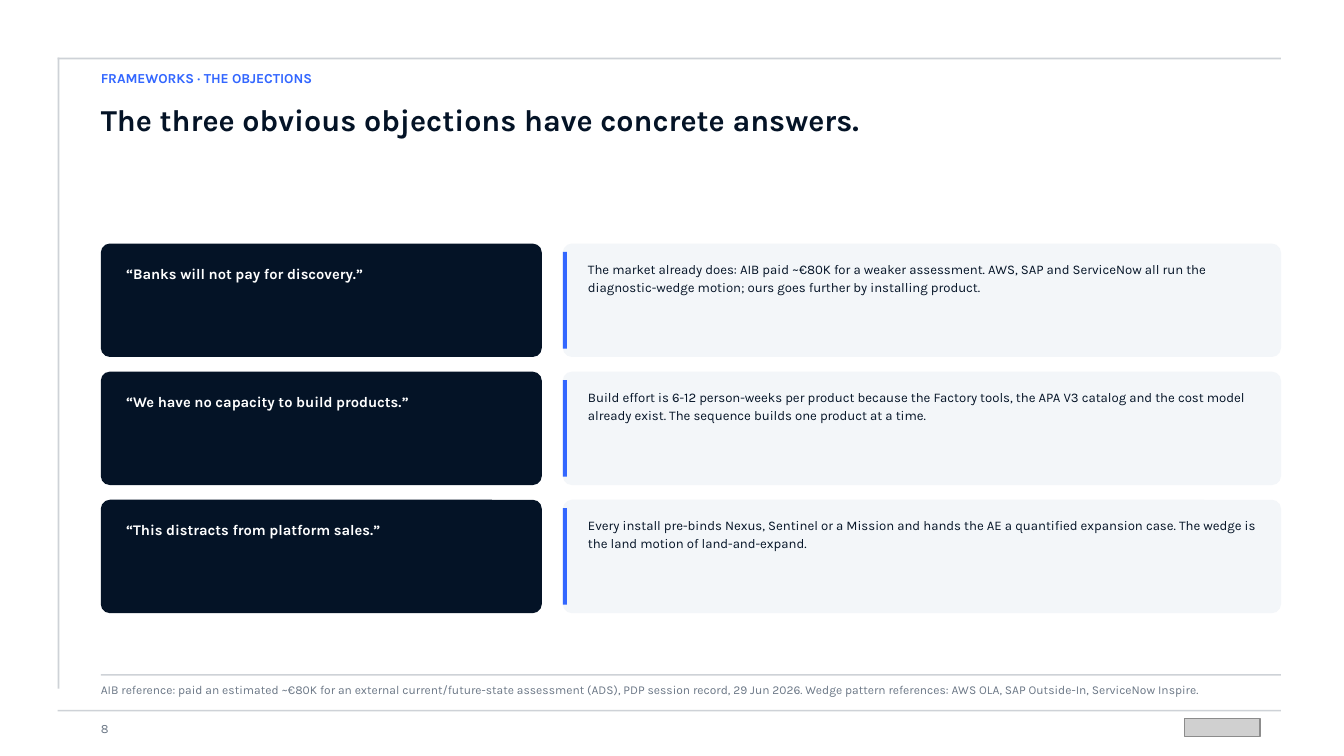
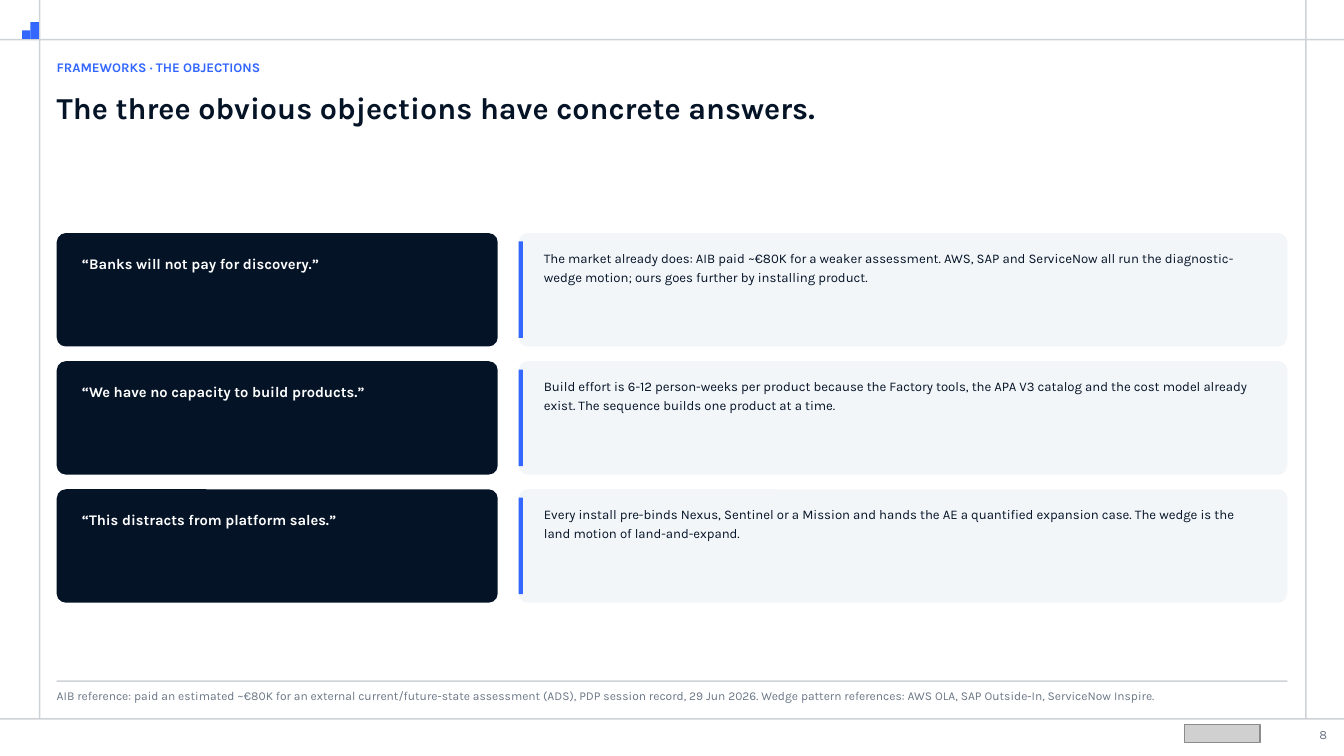
Before and after one commit to shyammohan160489-sys/value-consulting-agents, a slide deck: slide 8 of presentations/product-factory/Product_Factory_Execution_Plan_Exhibit.pptx. Drawn at 1344x756 pixels with LibreOffice and Linux fonts; fonts in the diff are those of the drawing; grey boxes stand for pictures. Boxes give left, top, right and bottom in pixels: in the first picture for what was removed or moved away, otherwise in the second. Text is boxed around its words. In the diff, an @@ line names an element or a change of style, - is before the commit and + after.

```diff
--- a/presentations/product-factory/Product_Factory_Execution_Plan_Exhibit.pptx
+++ b/presentations/product-factory/Product_Factory_Execution_Plan_Exhibit.pptx
@@ rectangle added at [30,22,38,39], fill #3367FF @@
@@ rectangle: place and size @@
-rectangle at [57,57,59,689]
+rectangle at [39,0,40,718]
@@ rectangle added at [1306,0,1307,718], fill #CED2D7 @@
@@ rectangle: place and size @@
-rectangle at [57,57,1281,59]
+rectangle at [0,39,1344,40]
@@ rectangle added at [22,30,30,38], fill #3367FF @@
@@ text "FRAMEWORKS · THE OBJECTIONS" at [57,63,260,72]: size 9.8 to 9.4 pt @@
@@ text "The three obvious objections have ...": place and size @@
-text "The three obvious objections have ..." at [101,109,859,139]
+text "The three obvious objections have ..." at [57,97,814,127]
@@ rounded rectangle: place and size @@
-rounded rectangle at [563,244,1280,357]
+rounded rectangle at [519,233,1288,346]
@@ text "The market already does: AIB ..." rewrapped from [588,265,1206,296] to [544,254,1234,286] @@
@@ rounded rectangle: place and size @@
-rounded rectangle at [563,372,1280,485]
+rounded rectangle at [519,361,1288,474]
@@ text "Build effort is 6-12 person-weeks ..." rewrapped from [588,393,1245,423] to [544,382,1248,413] @@
@@ 4 texts, 3 rectangles, 3 rounded rectangles: place and size @@
-4 texts, 3 rectangles, 3 rounded rectangles at [101,74,567,613]
+4 texts, 3 rectangles, 3 rounded rectangles at [56,63,523,602]
@@ rounded rectangle: place and size @@
-rounded rectangle at [563,500,1280,613]
+rounded rectangle at [519,489,1288,602]
@@ text "Every install pre-binds Nexus, Sentinel ..." rewrapped from [588,521,1256,551] to [544,510,1234,541] @@
@@ text "AIB reference: paid an estimated ...": place and size @@
-text "AIB reference: paid an estimated ..." at [101,685,1198,697]
+text "AIB reference: paid an estimated ..." at [57,691,1154,703]
@@ rectangle: place and size @@
-rectangle at [101,675,1281,677]
+rectangle at [56,681,1288,682]
@@ rectangle: place and size @@
-rectangle at [57,710,1281,712]
+rectangle at [0,718,1344,719]
@@ picture: place and size @@
-picture at [1185,718,1260,736]
+picture at [1185,725,1260,743]
@@ page number: place and size @@
-page number at [101,725,109,733]
+page number at [1319,731,1327,739]
@@ page number at [1319,731,1327,739]: alignment left to right; line spacing 1.15 to 1 @@
```
Also in this commit, not shown: 19 other slides changed, 2 other files.
